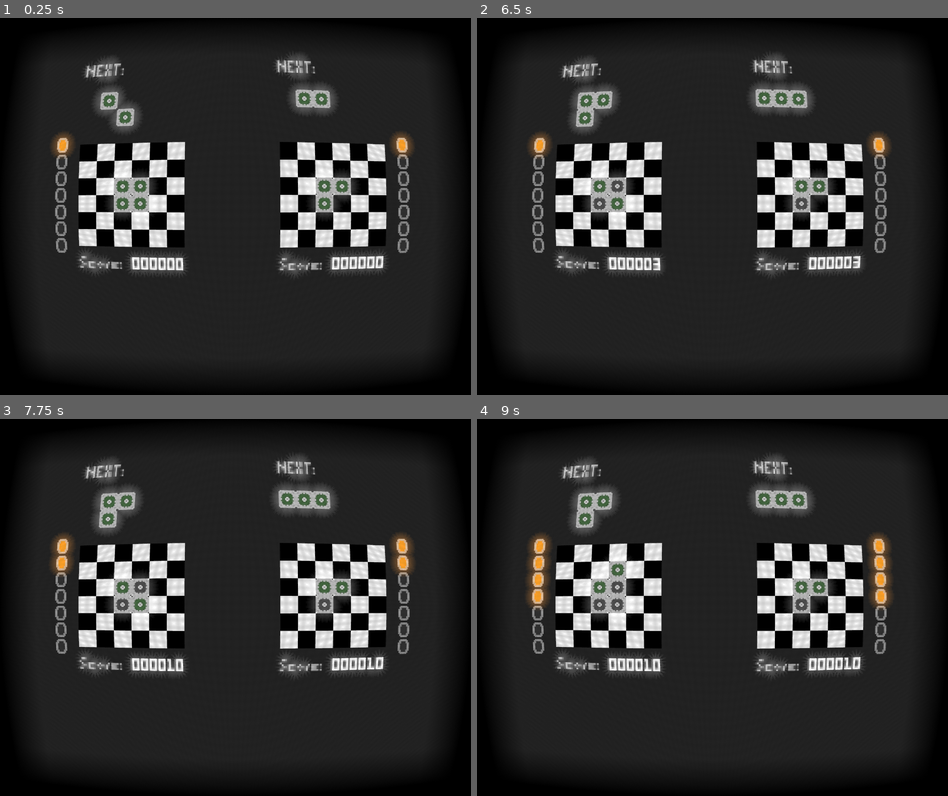
Above: before the commit, frames 1-4 (two rows, left to right).
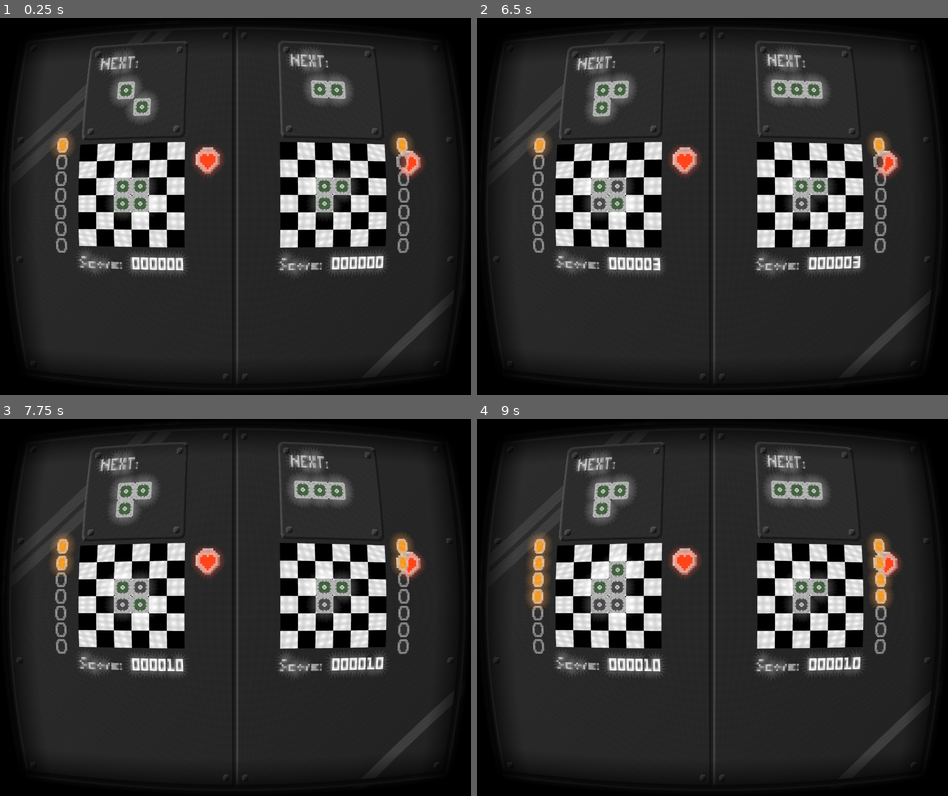
Above: after the commit, the same moments.

Repository: Mathiouza/ArcadeRhythm
Game: Godot game, scene res://Scenes/Application.tscn
Same seed, same stepped clock (60 frames per second), same inputs: the game is played once before the commit and once after it. The project has no main scene, so this scene is started directly. Sound files missing from this copy of the repository are replaced by a short silence.
Inputs:
- Up to frame 1 (0.25 s): no input
- Up to frame 2 (6.5 s): tap Enter at 0.5, 2.75, 5.75 s; tap R (0red1) at 0.6, 1.55, 2.1, 3.05, 3.6, 4.55, 5.1, 6.05 s; tap F (0red2) at 0.8, 1.35, 2.3, 2.85, 3.8, 4.35, 5.3, 5.85 s; tap Space at 1.25, 4.25 s
- Up to frame 3 (7.75 s): tap R (0red1) at 6.6, 7.55 s; tap F (0red2) at 6.8, 7.35 s; tap Space at 7.25 s
- Up to frame 4 (9 s): tap R (0red1) at 8.1 s; tap F (0red2) at 8.3, 8.85 s

The runs differ from the first frame. In frame 1, 5.3% of the frame differs, in the area x 3-97%, y 3-96%; in frame 2, 5.6%; in frame 3, 5.5%; in frame 4, 5.5%.

Commit message:
Adds backgrounds, panels, hit animation

Diff:
--- a/Assets/Shaders/OldTV.gdshader
+++ b/Assets/Shaders/OldTV.gdshader
@@ -48,7 +48,8 @@
 
 			float luminance = new_color.r * 0.2126 + new_color.g * 0.7152 + new_color.b * 0.0722;
 
-			if(luminance > 0.4 && luminance < 0.5) {
+			if(luminance > 0.4 && luminance < 0.5 ||
+				new_color.r > 0.944 && new_color.r < 0.946 && new_color.g > 0.191 && new_color.g < 0.193 && new_color.b > 0.070 && new_color.b < 0.073) {
 				COLOR += vec4(new_color.rgb * vec3(float(10-i)), 0.0) * 0.05;
 				finish = true;
 				break;
@@ -61,6 +62,7 @@
 	}
 
 	/* 204 115 29 0.8 0.45 0.101
+	241 49 18   0.945 0.192 0.071
 	float bornedTime = time;
 	while(bornedTime >= 10.0) bornedTime -= 10.0;
 
--- a/Scenes/Application.tscn
+++ b/Scenes/Application.tscn
@@ -1,13 +1,7 @@
-[gd_scene load_steps=6 format=2]
+[gd_scene load_steps=4 format=2]
 
 [ext_resource path="res://Scenes/Game.tscn" type="PackedScene" id=1]
 [ext_resource path="res://Assets/Shaders/OldTV.gdshader" type="Shader" id=2]
-
-[sub_resource type="Shader" id=4]
-code = "shader_type canvas_item;"
-
-[sub_resource type="ShaderMaterial" id=5]
-shader = SubResource( 4 )
 
 [sub_resource type="ShaderMaterial" id=6]
 shader = ExtResource( 2 )
@@ -17,7 +11,6 @@
 shader_param/time = 27.63
 
 [node name="Application" type="Control"]
-material = SubResource( 5 )
 
 [node name="ViewportContainer" type="ViewportContainer" parent="."]
 material = SubResource( 6 )
@@ -41,3 +34,4 @@
 color = Color( 0.137255, 0.137255, 0.137255, 1 )
 
 [node name="Game" parent="ViewportContainer/Viewport/Container" instance=ExtResource( 1 )]
+two_players = true
--- a/Scenes/Game.tscn
+++ b/Scenes/Game.tscn
@@ -7,10 +7,14 @@
 [ext_resource path="res://Assets/Sounds/maintheme175.ogg" type="AudioStream" id=5]
 [ext_resource path="res://Assets/Sounds/maintheme200.ogg" type="AudioStream" id=6]
 [ext_resource path="res://Scenes/Terrain.tscn" type="PackedScene" id=7]
+[ext_resource path="res://Assets/Sprites/Background.png" type="Texture" id=8]
 
 [node name="Game" type="Node2D"]
 script = ExtResource( 1 )
-two_players = true
+
+[node name="Background" type="Sprite" parent="."]
+texture = ExtResource( 8 )
+centered = false
 
 [node name="a100" type="AudioStreamPlayer" parent="."]
 stream = ExtResource( 4 )
@@ -29,8 +33,9 @@
 stream = ExtResource( 6 )
 
 [node name="Terrain1" parent="." instance=ExtResource( 7 )]
-position = Vector2( 71, 112 )
+position = Vector2( 170, 112 )
 
 [node name="Terrain2" parent="." instance=ExtResource( 7 )]
+visible = false
 position = Vector2( 254, 112 )
 controller = 1
--- /dev/null
+++ b/Scenes/Heart.tscn
@@ -0,0 +1,12 @@
+[gd_scene load_steps=4 format=2]
+
+[ext_resource path="res://Assets/Sprites/Heart.png" type="Texture" id=1]
+[ext_resource path="res://Assets/Shaders/BeatShader.tres" type="Shader" id=2]
+
+[sub_resource type="ShaderMaterial" id=1]
+shader = ExtResource( 2 )
+shader_param/color = Color( 0.945098, 0.192157, 0.0705882, 1 )
+
+[node name="Heart" type="Sprite"]
+material = SubResource( 1 )
+texture = ExtResource( 1 )
--- /dev/null
+++ b/Scenes/Panel.tscn
@@ -0,0 +1,20 @@
+[gd_scene load_steps=3 format=2]
+
+[ext_resource path="res://Assets/Sprites/Panel.png" type="Texture" id=1]
+[ext_resource path="res://Scripts/Panel.gd" type="Script" id=2]
+
+[node name="Panel" type="NinePatchRect"]
+margin_right = 40.0
+margin_bottom = 40.0
+texture = ExtResource( 1 )
+patch_margin_left = 12
+patch_margin_top = 12
+patch_margin_right = 12
+patch_margin_bottom = 12
+script = ExtResource( 2 )
+
+[node name="HorizontalBoltsContainer" type="Node2D" parent="."]
+
+[node name="VerticalBoltsContainer" type="Node2D" parent="."]
+
+[connection signal="resized" from="." to="." method="_on_Panel_resized"]
--- /dev/null
+++ b/Scenes/PressedPanel.tscn
@@ -0,0 +1,12 @@
+[gd_scene load_steps=2 format=2]
+
+[ext_resource path="res://Assets/Sprites/PanelPressed.png" type="Texture" id=1]
+
+[node name="PressedPanel" type="NinePatchRect"]
+margin_right = 40.0
+margin_bottom = 40.0
+texture = ExtResource( 1 )
+patch_margin_left = 5
+patch_margin_top = 5
+patch_margin_right = 5
+patch_margin_bottom = 5
--- a/Scenes/Terrain.tscn
+++ b/Scenes/Terrain.tscn
@@ -7,6 +7,8 @@
 [ext_resource path="res://Scripts/BeatsContainer.gd" type="Script" id=5]
 [ext_resource path="res://Scripts/ScoreAnimation.gd" type="Script" id=6]
 [ext_resource path="res://Scripts/LevelsContainer.gd" type="Script" id=7]
+[ext_resource path="res://Scenes/Panel.tscn" type="PackedScene" id=8]
+[ext_resource path="res://Scenes/Heart.tscn" type="PackedScene" id=9]
 
 [node name="Terrain" type="Node2D"]
 script = ExtResource( 1 )
@@ -21,173 +23,35 @@
 unique_name_in_owner = true
 position = Vector2( 8, 8 )
 
+[node name="Panel" parent="." instance=ExtResource( 8 )]
+margin_left = 1.0
+margin_top = -92.0
+margin_right = 96.0
+margin_bottom = -4.0
+
 [node name="Next" type="Label" parent="."]
-margin_top = -76.0
-margin_right = 40.0
-margin_bottom = -58.0
+margin_left = 13.0
+margin_top = -82.0
+margin_right = 53.0
+margin_bottom = -64.0
 custom_colors/font_color = Color( 0.639216, 0.639216, 0.639216, 1 )
 custom_fonts/font = ExtResource( 4 )
 text = "NEXT:"
 
 [node name="NextPieceContainer" type="Node2D" parent="."]
-position = Vector2( 16, -48 )
-
-[node name="LevelsContainer" type="Node2D" parent="."]
-position = Vector2( -16, 0 )
-script = ExtResource( 7 )
-
-[node name="Level1" type="Node2D" parent="LevelsContainer"]
-script = ExtResource( 5 )
-lit = Color( 0.8, 0.45098, 0.113725, 1 )
-
-[node name="Beat" parent="LevelsContainer/Level1" instance=ExtResource( 3 )]
-color = Color( 0.2, 0.2, 0.2, 1 )
-
-[node name="Beat2" parent="LevelsContainer/Level1" instance=ExtResource( 3 )]
-position = Vector2( 0, 16 )
-color = Color( 0.2, 0.2, 0.2, 1 )
-
-[node name="Beat3" parent="LevelsContainer/Level1" instance=ExtResource( 3 )]
-position = Vector2( 0, 32 )
-color = Color( 0.2, 0.2, 0.2, 1 )
-
-[node name="Beat4" parent="LevelsContainer/Level1" instance=ExtResource( 3 )]
-position = Vector2( 0, 48 )
-color = Color( 0.2, 0.2, 0.2, 1 )
-
-[node name="Beat5" parent="LevelsContainer/Level1" instance=ExtResource( 3 )]
-position = Vector2( 0, 64 )
-color = Color( 0.2, 0.2, 0.2, 1 )
-
-[node name="Beat6" parent="LevelsContainer/Level1" instance=ExtResource( 3 )]
-position = Vector2( 0, 80 )
-color = Color( 0.2, 0.2, 0.2, 1 )
-
-[node name="Beat7" parent="LevelsContainer/Level1" instance=ExtResource( 3 )]
-position = Vector2( 0, 96 )
-color = Color( 0.2, 0.2, 0.2, 1 )
-
-[node name="Level2" type="Node2D" parent="LevelsContainer"]
-visible = false
-script = ExtResource( 5 )
-current_beat = 1
-lit = Color( 0.8, 0.45098, 0.113725, 1 )
-
-[node name="Beat" parent="LevelsContainer/Level2" instance=ExtResource( 3 )]
-color = Color( 0.8, 0.45098, 0.113725, 1 )
-
-[node name="Beat2" parent="LevelsContainer/Level2" instance=ExtResource( 3 )]
-position = Vector2( 0, 16 )
-color = Color( 0.2, 0.2, 0.2, 1 )
-
-[node name="Beat3" parent="LevelsContainer/Level2" instance=ExtResource( 3 )]
-position = Vector2( 0, 32 )
-color = Color( 0.2, 0.2, 0.2, 1 )
-
-[node name="Beat4" parent="LevelsContainer/Level2" instance=ExtResource( 3 )]
-position = Vector2( 0, 48 )
-color = Color( 0.2, 0.2, 0.2, 1 )
-
-[node name="Beat5" parent="LevelsContainer/Level2" instance=ExtResource( 3 )]
-position = Vector2( 0, 64 )
-color = Color( 0.2, 0.2, 0.2, 1 )
-
-[node name="Beat6" parent="LevelsContainer/Level2" instance=ExtResource( 3 )]
-position = Vector2( 0, 88 )
-length = 3
-color = Color( 0.2, 0.2, 0.2, 1 )
-
-[node name="Level3" type="Node2D" parent="LevelsContainer"]
-visible = false
-script = ExtResource( 5 )
-current_beat = 1
-lit = Color( 0.8, 0.45098, 0.113725, 1 )
-
-[node name="Beat" parent="LevelsContainer/Level3" instance=ExtResource( 3 )]
-color = Color( 0.8, 0.45098, 0.113725, 1 )
-
-[node name="Beat2" parent="LevelsContainer/Level3" instance=ExtResource( 3 )]
-position = Vector2( 0, 16 )
-color = Color( 0.2, 0.2, 0.2, 1 )
-
-[node name="Beat3" parent="LevelsContainer/Level3" instance=ExtResource( 3 )]
-position = Vector2( 0, 32 )
-color = Color( 0.2, 0.2, 0.2, 1 )
-
-[node name="Beat4" parent="LevelsContainer/Level3" instance=ExtResource( 3 )]
-position = Vector2( 0, 56 )
-length = 3
-color = Color( 0.2, 0.2, 0.2, 1 )
-
-[node name="Beat6" parent="LevelsContainer/Level3" instance=ExtResource( 3 )]
-position = Vector2( 0, 88 )
-length = 3
-color = Color( 0.2, 0.2, 0.2, 1 )
-
-[node name="Level4" type="Node2D" parent="LevelsContainer"]
-visible = false
-script = ExtResource( 5 )
-current_beat = 1
-lit = Color( 0.8, 0.45098, 0.113725, 1 )
-
-[node name="Beat" parent="LevelsContainer/Level4" instance=ExtResource( 3 )]
-color = Color( 0.8, 0.45098, 0.113725, 1 )
-
-[node name="Beat2" parent="LevelsContainer/Level4" instance=ExtResource( 3 )]
-position = Vector2( 0, 24 )
-length = 3
-color = Color( 0.2, 0.2, 0.2, 1 )
-
-[node name="Beat4" parent="LevelsContainer/Level4" instance=ExtResource( 3 )]
-position = Vector2( 0, 56 )
-length = 3
-color = Color( 0.2, 0.2, 0.2, 1 )
-
-[node name="Beat6" parent="LevelsContainer/Level4" instance=ExtResource( 3 )]
-position = Vector2( 0, 88 )
-length = 3
-color = Color( 0.2, 0.2, 0.2, 1 )
-
-[node name="Level5" type="Node2D" parent="LevelsContainer"]
-visible = false
-script = ExtResource( 5 )
-current_beat = 2
-lit = Color( 0.8, 0.45098, 0.113725, 1 )
-
-[node name="Beat" parent="LevelsContainer/Level5" instance=ExtResource( 3 )]
-color = Color( 0.8, 0.45098, 0.113725, 1 )
-
-[node name="Beat2" parent="LevelsContainer/Level5" instance=ExtResource( 3 )]
-position = Vector2( 0, 32 )
-length = 4
-color = Color( 0.8, 0.45098, 0.113725, 1 )
-
-[node name="Beat6" parent="LevelsContainer/Level5" instance=ExtResource( 3 )]
-position = Vector2( 0, 80 )
-length = 4
-color = Color( 0.2, 0.2, 0.2, 1 )
-
-[node name="Level6" type="Node2D" parent="LevelsContainer"]
-visible = false
-script = ExtResource( 5 )
-current_beat = 2
-lit = Color( 0.8, 0.45098, 0.113725, 1 )
-
-[node name="Beat" parent="LevelsContainer/Level6" instance=ExtResource( 3 )]
-color = Color( 0.8, 0.45098, 0.113725, 1 )
-
-[node name="Beat2" parent="LevelsContainer/Level6" instance=ExtResource( 3 )]
-position = Vector2( 0, 56 )
-length = 7
-color = Color( 0.8, 0.45098, 0.113725, 1 )
+position = Vector2( 31, -57 )
 
 [node name="Score" type="Label" parent="."]
 margin_top = 104.0
-margin_right = 40.0
-margin_bottom = 118.0
+margin_right = 42.0
+margin_bottom = 122.0
 custom_colors/font_color = Color( 0.639216, 0.639216, 0.639216, 1 )
 custom_fonts/font = ExtResource( 4 )
 text = "Score:"
+
+[node name="Heart" parent="." instance=ExtResource( 9 )]
+position = Vector2( 117, 17 )
+scale = Vector2( 2, 2 )
 
 [node name="ScoreNumber" type="Label" parent="."]
 margin_left = 47.0
@@ -199,6 +63,156 @@
 align = 1
 script = ExtResource( 6 )
 
+[node name="LevelsContainer" type="Node2D" parent="."]
+position = Vector2( -16, 0 )
+script = ExtResource( 7 )
+
+[node name="Level1" type="Node2D" parent="LevelsContainer"]
+script = ExtResource( 5 )
+current_beat = 1
+lit = Color( 0.8, 0.45098, 0.113725, 1 )
+
+[node name="Beat" parent="LevelsContainer/Level1" instance=ExtResource( 3 )]
+color = Color( 0.8, 0.45098, 0.113725, 1 )
+
+[node name="Beat2" parent="LevelsContainer/Level1" instance=ExtResource( 3 )]
+position = Vector2( 0, 16 )
+color = Color( 0.2, 0.2, 0.2, 1 )
+
+[node name="Beat3" parent="LevelsContainer/Level1" instance=ExtResource( 3 )]
+position = Vector2( 0, 32 )
+color = Color( 0.2, 0.2, 0.2, 1 )
+
+[node name="Beat4" parent="LevelsContainer/Level1" instance=ExtResource( 3 )]
+position = Vector2( 0, 48 )
+color = Color( 0.2, 0.2, 0.2, 1 )
+
+[node name="Beat5" parent="LevelsContainer/Level1" instance=ExtResource( 3 )]
+position = Vector2( 0, 64 )
+color = Color( 0.2, 0.2, 0.2, 1 )
+
+[node name="Beat6" parent="LevelsContainer/Level1" instance=ExtResource( 3 )]
+position = Vector2( 0, 80 )
+color = Color( 0.2, 0.2, 0.2, 1 )
+
+[node name="Beat7" parent="LevelsContainer/Level1" instance=ExtResource( 3 )]
+position = Vector2( 0, 96 )
+color = Color( 0.2, 0.2, 0.2, 1 )
+
+[node name="Level2" type="Node2D" parent="LevelsContainer"]
+visible = false
+script = ExtResource( 5 )
+current_beat = 1
+lit = Color( 0.8, 0.45098, 0.113725, 1 )
+
+[node name="Beat" parent="LevelsContainer/Level2" instance=ExtResource( 3 )]
+color = Color( 0.8, 0.45098, 0.113725, 1 )
+
+[node name="Beat2" parent="LevelsContainer/Level2" instance=ExtResource( 3 )]
+position = Vector2( 0, 16 )
+color = Color( 0.2, 0.2, 0.2, 1 )
+
+[node name="Beat3" parent="LevelsContainer/Level2" instance=ExtResource( 3 )]
+position = Vector2( 0, 32 )
+color = Color( 0.2, 0.2, 0.2, 1 )
+
+[node name="Beat4" parent="LevelsContainer/Level2" instance=ExtResource( 3 )]
+position = Vector2( 0, 48 )
+color = Color( 0.2, 0.2, 0.2, 1 )
+
+[node name="Beat5" parent="LevelsContainer/Level2" instance=ExtResource( 3 )]
+position = Vector2( 0, 64 )
+color = Color( 0.2, 0.2, 0.2, 1 )
+
+[node name="Beat6" parent="LevelsContainer/Level2" instance=ExtResource( 3 )]
+position = Vector2( 0, 88 )
+length = 3
+color = Color( 0.2, 0.2, 0.2, 1 )
+
+[node name="Level3" type="Node2D" parent="LevelsContainer"]
+visible = false
+script = ExtResource( 5 )
+current_beat = 1
+lit = Color( 0.8, 0.45098, 0.113725, 1 )
+
+[node name="Beat" parent="LevelsContainer/Level3" instance=ExtResource( 3 )]
+color = Color( 0.8, 0.45098, 0.113725, 1 )
+
+[node name="Beat2" parent="LevelsContainer/Level3" instance=ExtResource( 3 )]
+position = Vector2( 0, 16 )
+color = Color( 0.2, 0.2, 0.2, 1 )
+
+[node name="Beat3" parent="LevelsContainer/Level3" instance=ExtResource( 3 )]
+position = Vector2( 0, 32 )
+color = Color( 0.2, 0.2, 0.2, 1 )
+
+[node name="Beat4" parent="LevelsContainer/Level3" instance=ExtResource( 3 )]
+position = Vector2( 0, 56 )
+length = 3
+color = Color( 0.2, 0.2, 0.2, 1 )
+
+[node name="Beat6" parent="LevelsContainer/Level3" instance=ExtResource( 3 )]
+position = Vector2( 0, 88 )
+length = 3
+color = Color( 0.2, 0.2, 0.2, 1 )
+
+[node name="Level4" type="Node2D" parent="LevelsContainer"]
+visible = false
+script = ExtResource( 5 )
+current_beat = 1
+lit = Color( 0.8, 0.45098, 0.113725, 1 )
+
+[node name="Beat" parent="LevelsContainer/Level4" instance=ExtResource( 3 )]
+color = Color( 0.8, 0.45098, 0.113725, 1 )
+
+[node name="Beat2" parent="LevelsContainer/Level4" instance=ExtResource( 3 )]
+position = Vector2( 0, 24 )
+length = 3
+color = Color( 0.2, 0.2, 0.2, 1 )
+
+[node name="Beat4" parent="LevelsContainer/Level4" instance=ExtResource( 3 )]
+position = Vector2( 0, 56 )
+length = 3
+color = Color( 0.2, 0.2, 0.2, 1 )
+
+[node name="Beat6" parent="LevelsContainer/Level4" instance=ExtResource( 3 )]
+position = Vector2( 0, 88 )
+length = 3
+color = Color( 0.2, 0.2, 0.2, 1 )
+
+[node name="Level5" type="Node2D" parent="LevelsContainer"]
+visible = false
+script = ExtResource( 5 )
+current_beat = 2
+lit = Color( 0.8, 0.45098, 0.113725, 1 )
+
+[node name="Beat" parent="LevelsContainer/Level5" instance=ExtResource( 3 )]
+color = Color( 0.8, 0.45098, 0.113725, 1 )
+
+[node name="Beat2" parent="LevelsContainer/Level5" instance=ExtResource( 3 )]
+position = Vector2( 0, 32 )
+length = 4
+color = Color( 0.8, 0.45098, 0.113725, 1 )
+
+[node name="Beat6" parent="LevelsContainer/Level5" instance=ExtResource( 3 )]
+position = Vector2( 0, 80 )
+length = 4
+color = Color( 0.2, 0.2, 0.2, 1 )
+
+[node name="Level6" type="Node2D" parent="LevelsContainer"]
+visible = false
+script = ExtResource( 5 )
+current_beat = 2
+lit = Color( 0.8, 0.45098, 0.113725, 1 )
+
+[node name="Beat" parent="LevelsContainer/Level6" instance=ExtResource( 3 )]
+color = Color( 0.8, 0.45098, 0.113725, 1 )
+
+[node name="Beat2" parent="LevelsContainer/Level6" instance=ExtResource( 3 )]
+position = Vector2( 0, 56 )
+length = 7
+color = Color( 0.8, 0.45098, 0.113725, 1 )
+
 [node name="Timer" type="Timer" parent="."]
 wait_time = 0.2
 one_shot = true
--- a/Scripts/Game.gd
+++ b/Scripts/Game.gd
@@ -1,53 +1,48 @@
+tool
 extends Node2D
 
+var background_texture = preload("res://Assets/Sprites/Background.png")
+var background_two_players_texture = preload("res://Assets/Sprites/BackgroundTwoPlayers.png")
+
 var speed = 0
-var audio_players = []
+onready var audio_players = [
+	$a100,
+	$a125,
+	$a150,
+	$a175,
+	$a200
+]
 var bpms = [
 	100, 125, 150, 175, 200
 ]
 var audio_position = 0.0
 var time_check = 0
 
-export var two_players = false
+export var two_players = false setget set_two_players
 
 func _ready():
-	audio_players = [
-		$a100,
-		$a125,
-		$a150,
-		$a175,
-		$a200
-	]
-
-	if two_players:
-		$Terrain2.visible = true
-		$Terrain2.active = true
-	else:
-		$Terrain2.visible = false
-		$Terrain2.active = false
+	set_two_players(two_players)
 
 func _process(delta):
-	var prec_speed = speed
+	if !Engine.editor_hint:
+		var prec_speed = speed
 
-	if Input.is_action_just_pressed("0red1"):
-		speed = min(speed + 1, 4)
+		if Input.is_action_just_pressed("0red1"):
+			speed = min(speed + 1, 4)
 
-	if Input.is_action_just_pressed("0red2"):
-		speed = max(speed - 1, 0)
+		if Input.is_action_just_pressed("0red2"):
+			speed = max(speed - 1, 0)
 
-	if prec_speed != speed:
-		change_tempo(prec_speed, speed)
+		if prec_speed != speed:
+			change_tempo(prec_speed, speed)
 
-	var new_audio_position = audio_players[speed].get_playback_position() + AudioServer.get_time_since_last_mix() - AudioServer.get_output_latency()
+		var new_audio_position = audio_players[speed].get_playback_position() + AudioServer.get_time_since_last_mix() - AudioServer.get_output_latency()
 
-	time_check = 1.0 / (bpms[speed] / 60.0)
-	print(time_check)
-	if (new_audio_position - audio_position) >= time_check:
-		$Terrain1.pulsate()
-		$Terrain2.pulsate()
-		audio_position = new_audio_position
-
-
+		time_check = 1.0 / (bpms[speed] / 60.0)
+		if (new_audio_position - audio_position) >= time_check:
+			$Terrain1.pulsate()
+			$Terrain2.pulsate()
+			audio_position = new_audio_position
 
 func change_tempo(prec_speed, new_speed):
 	var pos = audio_players[prec_speed].get_playback_position()
@@ -56,3 +51,14 @@
 	audio_players[speed].play(pos * bpms[prec_speed] / bpms[speed])
 
 	audio_position *= bpms[prec_speed] / bpms[speed]
+
+func set_two_players(new_value):
+	if $Terrain2 != null:
+		two_players = new_value
+
+		$Terrain2.visible = two_players
+		$Terrain2.active = two_players
+
+		$Terrain1.position = Vector2(71 if two_players else 170, $Terrain1.position.y)
+
+		$Background.texture = background_two_players_texture if two_players else background_texture
--- a/Scripts/LevelsContainer.gd
+++ b/Scripts/LevelsContainer.gd
@@ -5,16 +5,20 @@
 export(int, 0, 7) var current_beat = 0 setget set_current_beat
 
 func set_level(new_level):
-	level = new_level
-	for levelNode in get_children():
-		levelNode.visible = false
+	if get_child_count() != 0:
+		level = new_level
+		for levelNode in get_children():
+			levelNode.visible = false
 
-	get_child(level-1).visible = true
-	get_child(level-1).current_beat = current_beat
+		get_child(level-1).visible = true
+		get_child(level-1).current_beat = current_beat
 
 func set_current_beat(new_beat):
-	current_beat = new_beat
-	get_child(level-1).current_beat = current_beat
+	if get_child_count() != 0:
+		current_beat = new_beat
+		get_child(level-1).current_beat = current_beat
 
 func get_number_of_beats() -> int:
-	return get_child(level-1).get_number_of_beats()
+	if get_child_count() != 0:
+		return get_child(level-1).get_number_of_beats()
+	return 7
--- /dev/null
+++ b/Scripts/Panel.gd
@@ -0,0 +1,49 @@
+tool
+extends NinePatchRect
+
+var bolt_texture = preload("res://Assets/Sprites/Bolt.png")
+
+export(int, 0, 10000) var horizontal_bolts setget set_horizontal_bolts
+export(int, 0, 10000) var vertical_bolts setget set_vertical_bolts
+
+func set_horizontal_bolts(new_value):
+	horizontal_bolts = new_value
+
+	if $HorizontalBoltsContainer != null:
+		for node in $HorizontalBoltsContainer.get_children():
+			$HorizontalBoltsContainer.remove_child(node)
+			node.queue_free()
+
+		var step = (rect_size[0] - 5 - 5 - 6) / (new_value + 1)
+
+		for j in 2:
+			for i in range(1, new_value+1):
+				var child = Sprite.new()
+				child.texture = bolt_texture
+				child.centered = false
+
+				child.position = Vector2(5 + step * i, 5 + j * (rect_size[1] - 5 - 6 - 5))
+				$HorizontalBoltsContainer.add_child(child)
+
+func set_vertical_bolts(new_value):
+	vertical_bolts = new_value
+
+	if $VerticalBoltsContainer != null:
+		for node in $VerticalBoltsContainer.get_children():
+			$VerticalBoltsContainer.remove_child(node)
+			node.queue_free()
+
+		var step = (rect_size[1] - 5 - 5 - 6) / (new_value + 1)
+
+		for j in 2:
+			for i in range(1, new_value+1):
+				var child = Sprite.new()
+				child.texture = bolt_texture
+				child.centered = false
+
+				child.position = Vector2(5 + j * (rect_size[0] - 5 - 6 - 5), 5 + step * i)
+				$VerticalBoltsContainer.add_child(child)
+
+func _on_Panel_resized():
+	set_horizontal_bolts(horizontal_bolts)
+	set_vertical_bolts(vertical_bolts)
--- a/Scripts/Piece.gd
+++ b/Scripts/Piece.gd
@@ -48,6 +48,18 @@
 	$PulsateTween.interpolate_property(self, "scale", Vector2(1.2, 1.2), Vector2(1, 1), .1, Tween.TRANS_CIRC, Tween.EASE_IN)
 	$PulsateTween.start()
 
+func wrong_placement_animation():
+	var step = PI/16
+
+	$RotationTween.stop_all()
+	$RotationTween.interpolate_property(self, "rotation", rot*PI/2, rot*PI/2 + step, .03)
+	$RotationTween.interpolate_property(self, "rotation", rot*PI/2 + step, rot*PI/2, .03)
+	$RotationTween.interpolate_property(self, "rotation", rot*PI/2, rot*PI/2 - step, .03)
+	$RotationTween.interpolate_property(self, "rotation", rot*PI/2 - step, rot*PI/2, .03)
+	$RotationTween.interpolate_property(self, "rotation", rot*PI/2, rot*PI/2 + step, .03)
+	$RotationTween.interpolate_property(self, "rotation", rot*PI/2 + step, rot*PI/2, .03)
+	$RotationTween.start()
+
 func get_piece_rotation():
 	return rot
 
--- a/Scripts/Square.gd
+++ b/Scripts/Square.gd
@@ -9,9 +9,21 @@
 
 export var sprite_size = 16
 
+var is_falling = false
+
+var speed = Vector2(0, 0)
+var rotation_speed = 0
+
 func _ready():
 	$Sprite.material.set_shader_param("color", color)
 	set_pos(x, y)
+
+func _process(delta):
+	if is_falling:
+		speed += Vector2(0, 300) * delta
+
+		position += speed * delta
+		rotation += rotation_speed * delta
 
 func set_x(x: int):
 	self.x = x
@@ -24,3 +36,9 @@
 func set_pos(x: int, y: int):
 	set_x(x)
 	set_y(y)
+
+func fall():
+	is_falling = true
+
+	speed = Vector2(-1 + randf()*2, -1 + randf()*2) * 100
+	rotation_speed = randf() * PI
--- a/Scripts/Terrain.gd
+++ b/Scripts/Terrain.gd
@@ -111,14 +111,16 @@
 		if Input.is_action_just_pressed(str(controller)+"red2") && check_for_edges(current_piece.x, current_piece.y, current_piece.rot-1, current_piece.square_positions):
 			current_piece.turn(false)
 
-		if Input.is_action_just_pressed(str(controller)+"yellow1") && check_for_placement(current_piece.x, current_piece.y, current_piece.rot, current_piece.square_positions):
-			if on_beat:
-				print("on beat")
-
-			place()
-			current_beat = 0
-			update_display_beat()
-
+		if Input.is_action_just_pressed(str(controller)+"yellow1"):
+			if check_for_placement(current_piece.x, current_piece.y, current_piece.rot, current_piece.square_positions):
+				if on_beat:
+					print("on beat")
+
+				place()
+				current_beat = 0
+				update_display_beat()
+			else:
+				current_piece.wrong_placement_animation()
 
 func place():
 	if current_piece != null:
@@ -164,8 +166,13 @@
 func force_placement():
 	if !check_for_placement(current_piece.x, current_piece.y, current_piece.rot, current_piece.square_positions):
 		emit_signal("gameover")
+		hit_animation()
 	else:
 		place()
+
+func hit_animation():
+	for square in squares:
+		square.fall()
 
 func check_for_placement(offsetX, offsetY, offsetRot, blocks) -> bool:
 	var positions = get_block_positions_on_terrain(offsetX, offsetY, offsetRot, blocks)
Binary file added: Assets/Sprites/BackgroundTwoPlayers.png
Not shown, added: Assets/Sprites/BackgroundTwoPlayers.png.import
Binary file added: Assets/Sprites/Bolt.png
Not shown, added: Assets/Sprites/Bolt.png.import
Binary file added: Assets/Sprites/Heart.png
Not shown, added: Assets/Sprites/Heart.png.import
Binary file added: Assets/Sprites/Panel.png
Not shown, added: Assets/Sprites/Panel.png.import
Binary file added: Assets/Sprites/PanelPressed.png
Not shown, added: Assets/Sprites/PanelPressed.png.import
Not shown, added: Assets/Sprites/Sans nom.png.import
Not shown: 1 places in Scenes/Game.tscn that only renumber resources
(and 4 more such lines)
